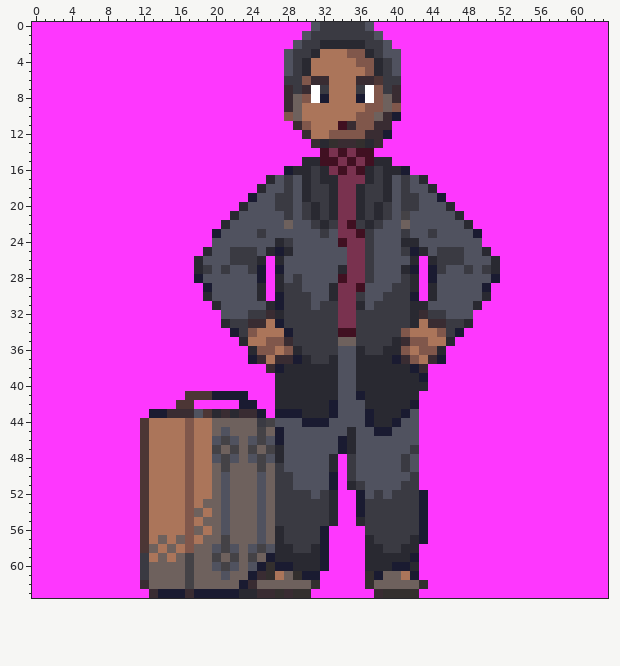
One commit to this pixel-art sprite: graphics/samuel_speech/samuel_briefcase.png. The picture above is the old version.
The file is 64x64 pixels. Colours within 5 levels of each other are drawn and written as one.
The result:
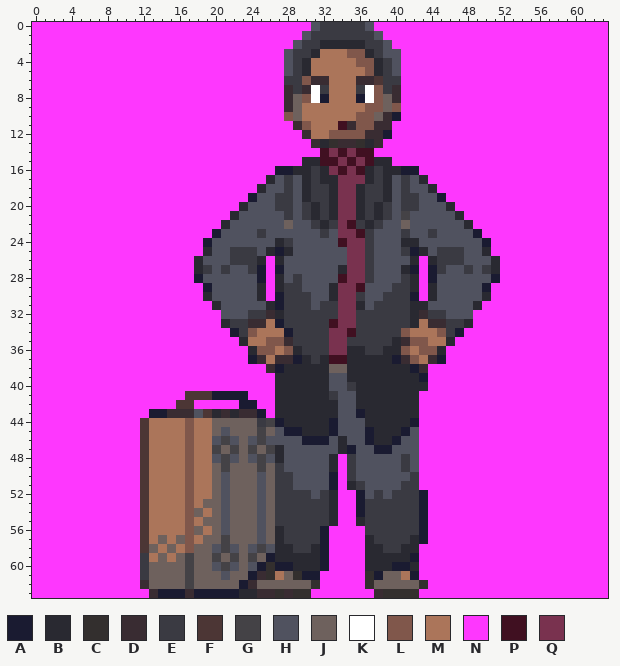
Palette (. is transparent): A #1a1b31  B #292931  C #332f2e  D #392c32  E #3a3a42  F #4c3635  G #444246  H #50525f  J #6e615d  K #ffffff  L #80574b  M #ab755a  N #fe37fe  P #401021  Q #79324f
Log entry: Improve Samuel Speech Front Sprites Update fade speed.
The exact change:
Changed rows in their new state; - is an unchanged pixel.
first column x 27:
16 A--------------A
first column x 19:
24 A------------------------------A
first column x 27:
33 ------P---------
34 ------QQ--------
35 ------QQE-------
36 ------QQB-------
37 -----BPPB-------
38 ------JJB-------
39 ------H-B-------
40 ------H-E-------
41 ------E--B------
42 ------B--B-----B
43 BBB---B--AB---BB
44 ABBBBBA---B--BBA
45 HAABBBA-H-ABBBA-
46 H--AAA-BH-ABBA--
47 -------BA--AA--H
Boxes around the changes in both pictures, in picture pixels (x1, y1, x2, y2):
changed: (275, 166, 284, 175)
changed: (410, 166, 419, 175)
changed: (203, 238, 212, 247)
changed: (482, 238, 491, 247)
changed: (275, 319, 419, 454)
